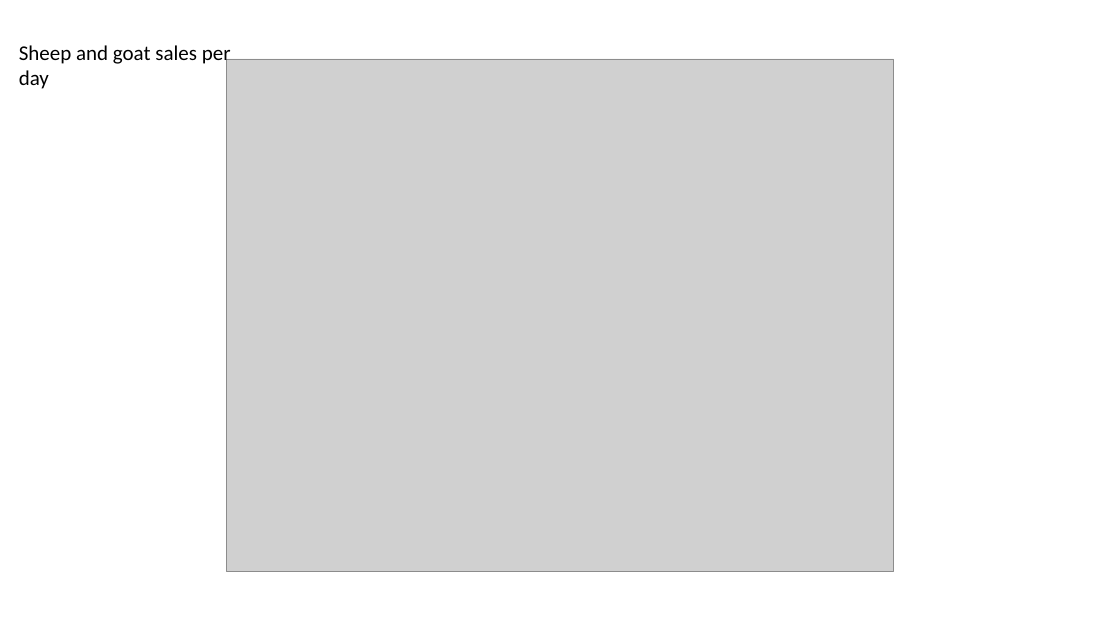
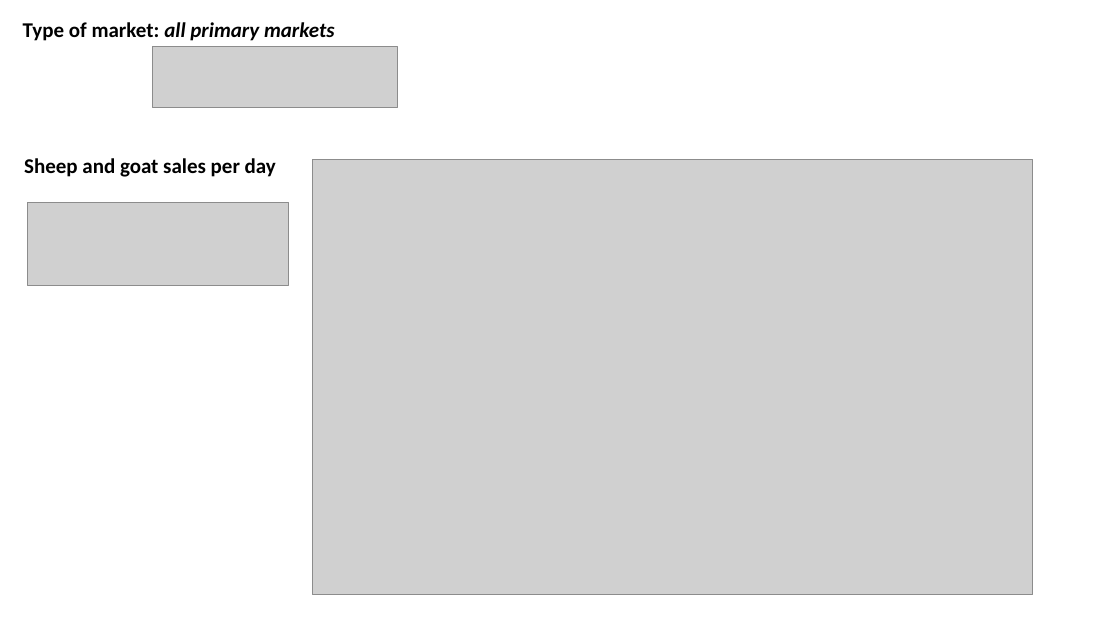
Before and after one commit to BethSavagar/Tanzania_markets, a slide deck: slide 7 of results-presentations/markets-descriptive-analysis.pptx (slide 3 before the commit). Drawn at 1120x630 pixels with LibreOffice and Linux fonts; fonts in the diff are those of the drawing; grey boxes stand for pictures. Boxes give left, top, right and bottom in pixels: in the first picture for what was removed or moved away, otherwise in the second. Text is boxed around its words. In the diff, an @@ line names an element or a change of style, - is before the commit and + after.

```diff
--- a/results-presentations/markets-descriptive-analysis.pptx
+++ b/results-presentations/markets-descriptive-analysis.pptx
@@ text added at [23, 22, 335, 41], 18 pt, text #000000, bold, italic @@
+Type of market: all primary markets
@@ picture added at [152, 46, 397, 107] @@
@@ text "Sheep and goat sales per ...": place and size @@
-text "Sheep and goat sales per ..." at [19, 45, 231, 89]
+text "Sheep and goat sales per ..." at [24, 158, 276, 177]
@@ text "Sheep and goat sales per ..." at [24, 158, 276, 177]: bold on @@
@@ picture: place and size @@
-picture at [226, 59, 893, 571]
+picture at [313, 160, 1033, 595]
@@ picture added at [28, 202, 289, 286] @@
```
Also in this commit, not shown: 5 slides added, 1 slide removed, 1 other file.
